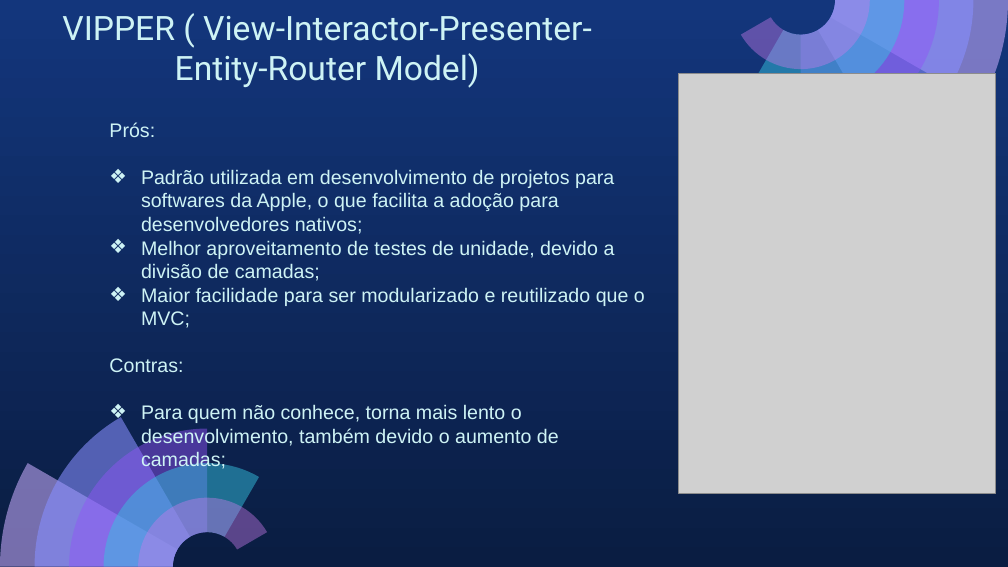
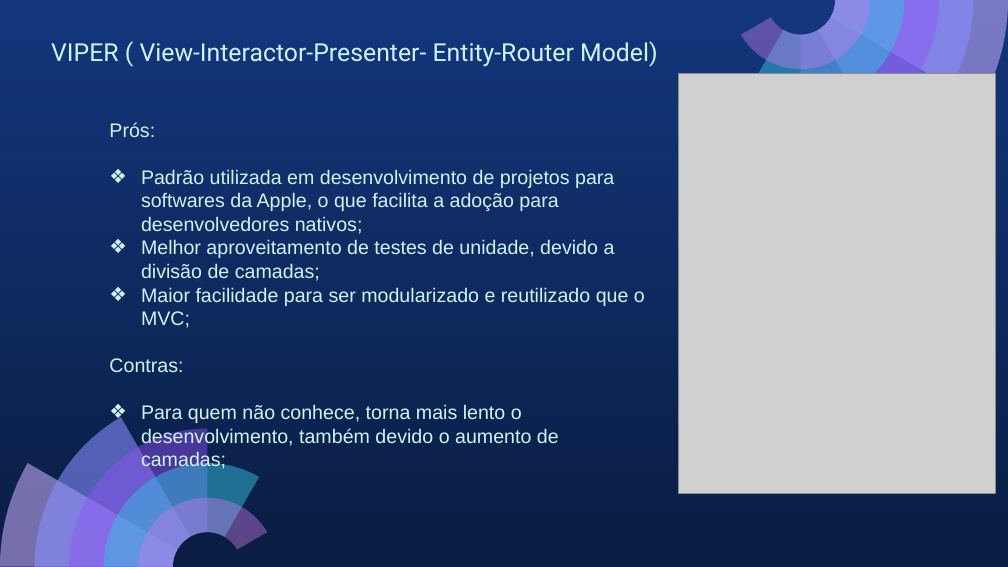
Before and after one commit to victor-lustosa/architectural-patterns, a slide deck: slide 10 of docs/architectural_patterns.pptx. Drawn at 1008x567 pixels with LibreOffice and Linux fonts; fonts in the diff are those of the drawing; grey boxes stand for pictures. Boxes give left, top, right and bottom in pixels: in the first picture for what was removed or moved away, otherwise in the second. Text is boxed around its words. In the diff, an @@ line names an element or a change of style, - is before the commit and + after.

```diff
--- a/docs/architectural_patterns.pptx
+++ b/docs/architectural_patterns.pptx
@@ title at [51,41,658,67]: text changed; size 24 to 17.8 pt @@
-VIPPER ( View-Interactor-Presenter- Entity-Router Model)
+VIPER ( View-Interactor-Presenter- Entity-Router Model)
```
Also in this commit, not shown: 13 other slides changed.
